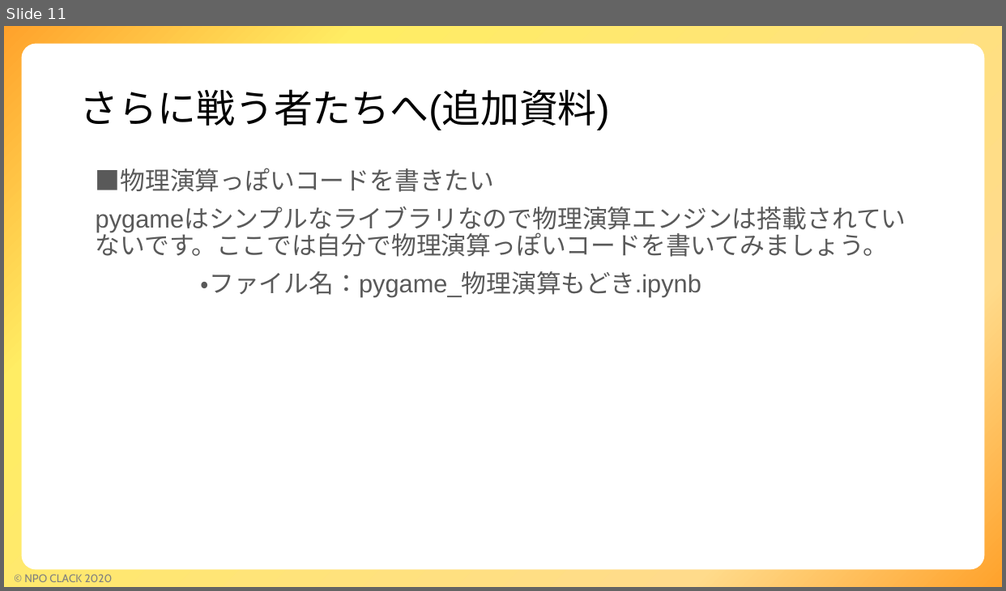
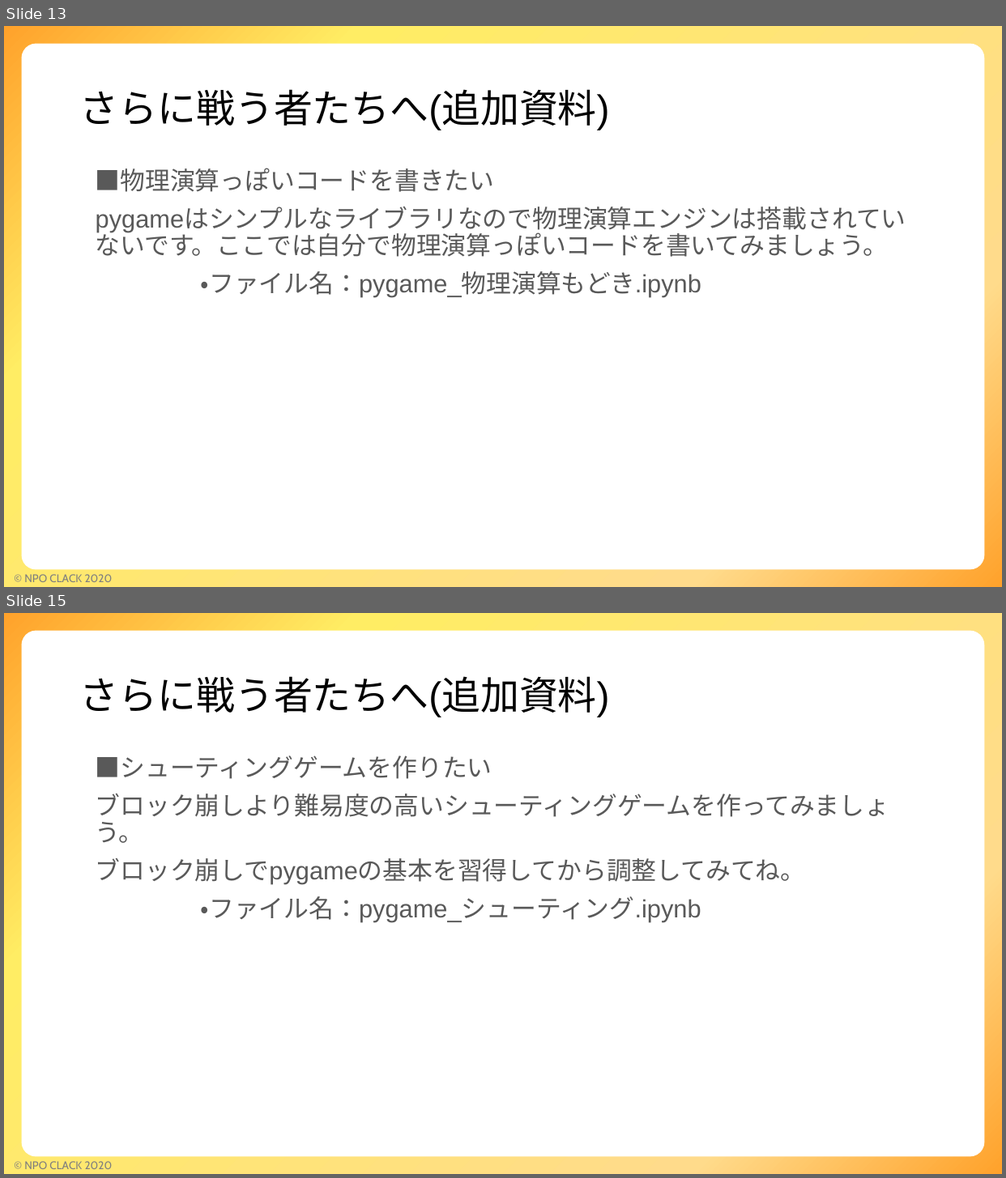
Before and after one commit to npo-clack/pygame, a slide deck: ゲームコース説明.pptx. Shown one above the other, each under a label of ours: slide 11 before the commit, slides 13 and 15 after it; the slides between them are not shown. The pictures are 1006x591 and 1006x1178 pixels, drawn with LibreOffice and Linux fonts; fonts in the diff are those of the drawing; background and template pictures are left out. Boxes give left, top, right and bottom in pixels: in the first picture for what was removed or moved away, otherwise in the second. Text is boxed around its words. In the diff, an @@ line names an element or a change of style, - is before the commit and + after.

Commit message:
コース資料に追加分を反映

```diff
--- a/ゲームコース説明.pptx
+++ b/ゲームコース説明.pptx
@@ slide 15 added at [4,613,1002,1174], background #FFFFFF; not listed: 3 template elements that a slide beside it also shows @@
@@ title added at [80,676,610,717], 28 pt, text #000000 @@
+さらに戦う者たちへ(追加資料)
@@ text added at [96,756,890,923], 18 pt, text #595959 @@
+■シューティングゲームを作りたい
+ブロック崩しより難易度の高いシューティングゲームを作ってみましょう。
+ブロック崩しでpygameの基本を習得してから調整してみてね。
+・ファイル名：pygame_シューティング.ipynb
@@ what was slide 11 is now slide 13 @@
```
Also in this commit, not shown: 3 slides changed, 5 other slides added.
